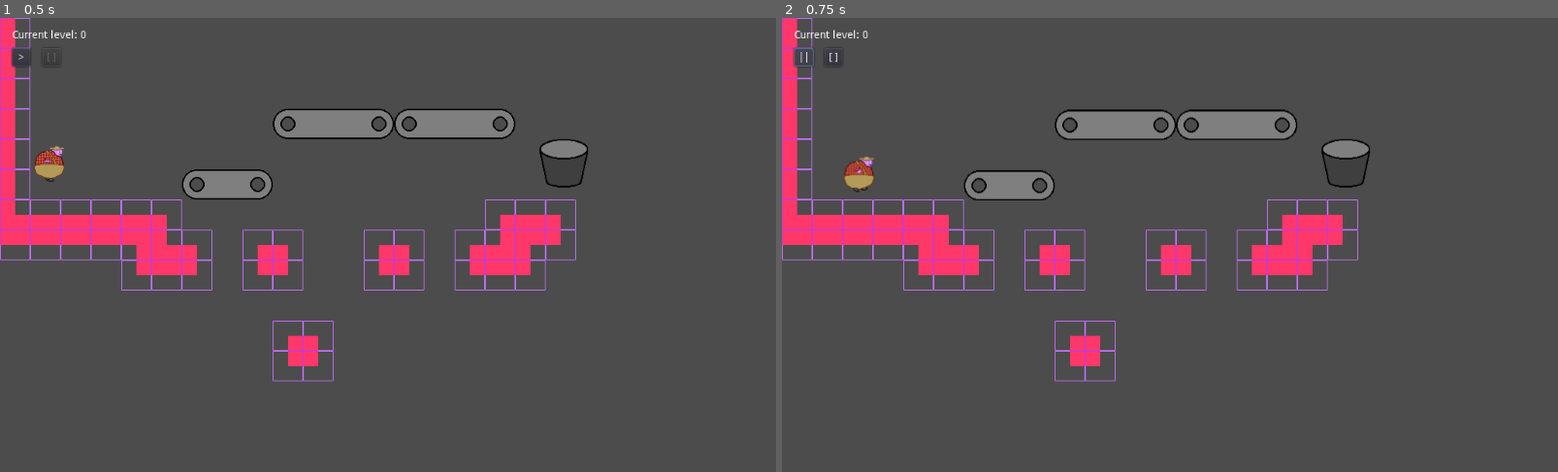
Above: before the commit, frames 1-2 (left to right).
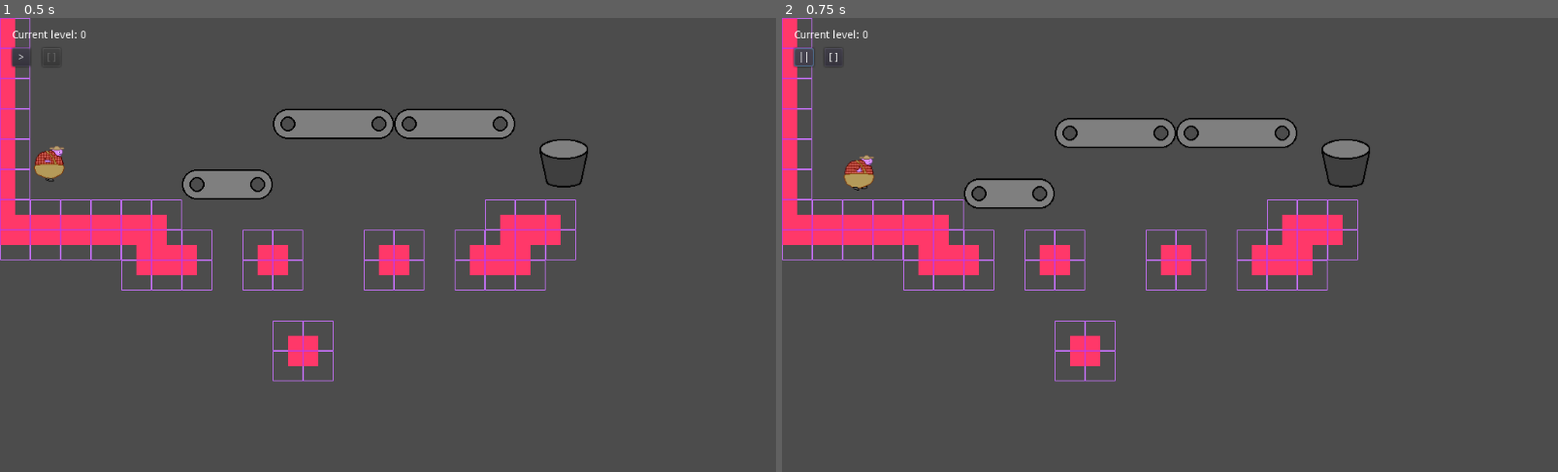
Above: after the commit, the same moments.

Repository: carsonswope/gmtk-jam
Game: Godot game, scene res://MainScene.tscn
Two runs of this game, one before a commit and one after it. Both use one fixed random seed, a clock stepped at 60 frames per second and the inputs below.
Inputs:
- Up to frame 1 (0.5 s): no input
- Up to frame 2 (0.75 s): click ">" at 0.5 s

Frame 1 is identical in both runs. In frame 2, 2.2% of the frame differs, in the area x 8-67%, y 20-43%.

Commit message:
jump to the correct height with new gravity

Diff:
--- a/Player.gd
+++ b/Player.gd
@@ -3,8 +3,8 @@
 var score : int = 0
 var speed : int = 200
 var jumpForce : int = 600
-var gravity : int = 900
-var floor_angle : float = PI/4.0;
+var gravity : int = ProjectSettings.get_setting("physics/2d/default_gravity")
+var floor_angle : float = PI/6.0;
 var vel : Vector2 = Vector2()
 var moving_right : bool = true
 var jump_height : float = 30
@@ -44,7 +44,9 @@
 			var curr_move_angle = atan2(normal.y,normal.x) + (PI/2 if moving_right else -PI/2)
 			var curr_move_vector = Vector2(sin(curr_move_angle),cos(curr_move_angle))
 			if (!test_move(transform,(curr_move_vector*speed + Vector2.UP * jump_height)*delta)):
-				vel.y -= jump_height
+				var jump_vel = sqrt(2.0 / 3.0 * jump_height * 2.0 * gravity) # jump to twice the jump height
+				#play jump sound
+				vel.y = -jump_vel
 			else:
 				moving_right = !moving_right
 	else:
--- a/project.godot
+++ b/project.godot
@@ -40,6 +40,7 @@
 [physics]
 
 common/enable_pause_aware_picking=true
+2d/default_gravity=800
 
 [rendering]
 
